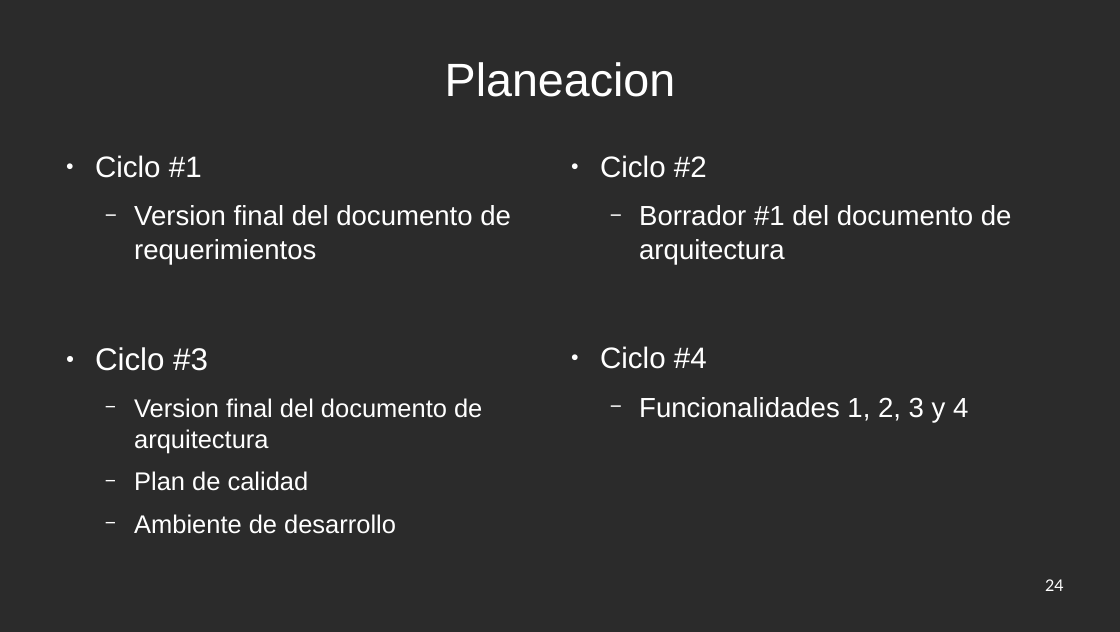
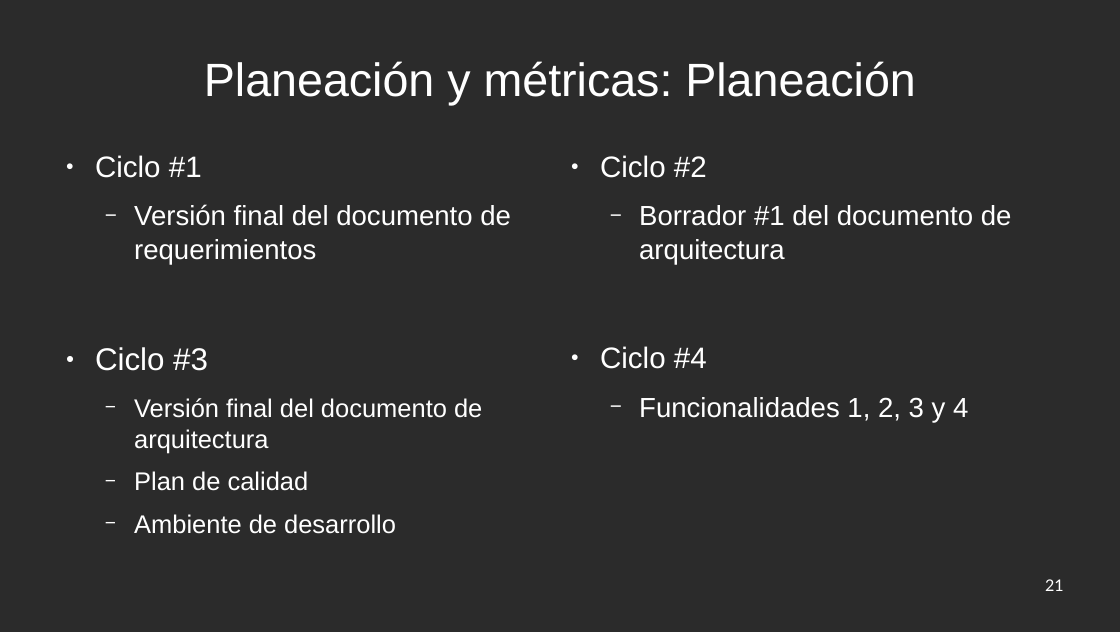
Before and after one commit to jw92/PPR, a slide deck: slide 21 of final.odp (slide 24 before the commit). Drawn at 1120x632 pixels with LibreOffice and Linux fonts; fonts in the diff are those of the drawing; background and template pictures are left out; a plain dark background stands for a picture behind light text. Boxes give left, top, right and bottom in pixels: in the first picture for what was removed or moved away, otherwise in the second. Text is boxed around its words. In the diff, an @@ line names an element or a change of style, - is before the commit and + after.

```diff
--- a/final.odp
+++ b/final.odp
@@ title at box(204, 61, 916, 105): text changed @@
-Planeacion
+Planeación y métricas: Planeación
@@ text at box(134, 204, 511, 264): text changed @@
-  − Version final del documento de requerimientos
+  − Versión final del documento de requerimientos
@@ text at box(134, 398, 482, 453): text changed @@
-  − Version final del documento de arquitectura
+  − Versión final del documento de arquitectura
@@ page number at box(1045, 579, 1064, 591): text changed @@
-24
+21
```
Also in this commit, not shown: 9 other slides changed, 14 slides added, 17 slides removed.
